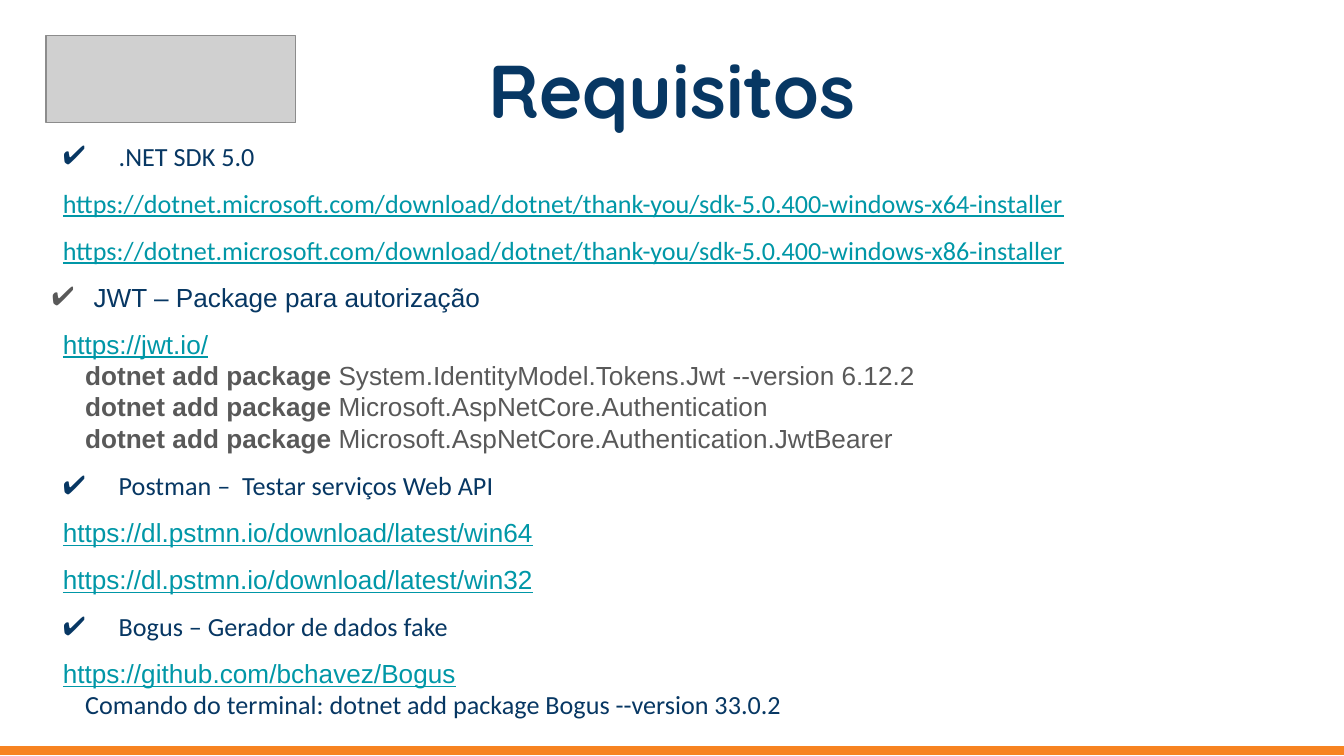
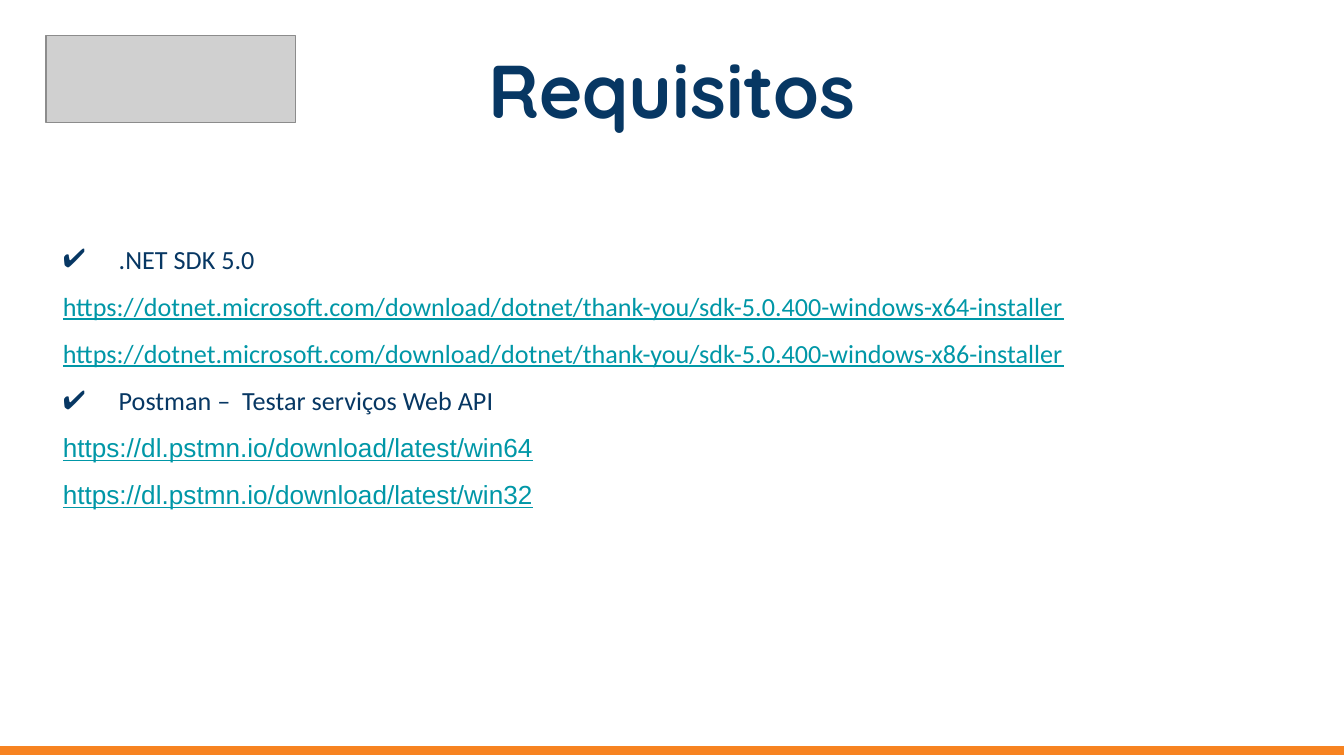
Before and after one commit to everis-New-Talents-NET/EverisStore, a slide deck: slide 7 of slide/Projeto everis - API REST .Net Core com JWT.pptx (slide 14 before the commit). Drawn at 1344x756 pixels with LibreOffice and Linux fonts; fonts in the diff are those of the drawing; grey boxes stand for pictures. Boxes give left, top, right and bottom in pixels: in the first picture for what was removed or moved away, otherwise in the second. Text is boxed around its words. In the diff, an @@ line names an element or a change of style, - is before the commit and + after.

```diff
--- a/slide/Projeto everis - API REST .Net Core com JWT.pptx
+++ b/slide/Projeto everis - API REST .Net Core com JWT.pptx
@@ subtitle at (63, 288, 915, 454): paragraphs removed @@
-✔ JWT – Package para autorização
-https://jwt.io/
-dotnet add package System.IdentityModel.Tokens.Jwt --version 6.12.2
-dotnet add package Microsoft.AspNetCore.Authentication
-dotnet add package Microsoft.AspNetCore.Authentication.JwtBearer
@@ subtitle at (63, 618, 780, 719): paragraphs removed @@
-✔ Bogus – Gerador de dados fake
-https://github.com/bchavez/Bogus
-Comando do terminal: dotnet add package Bogus --version 33.0.2
```
Also in this commit, not shown: 8 other slides changed, 5 slides added, 7 slides removed, 14 other files.
